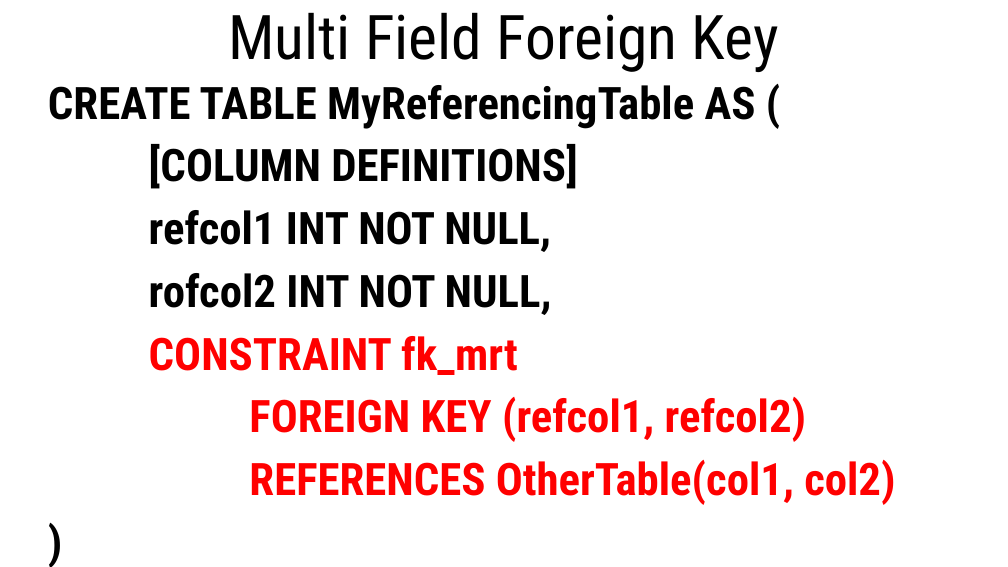
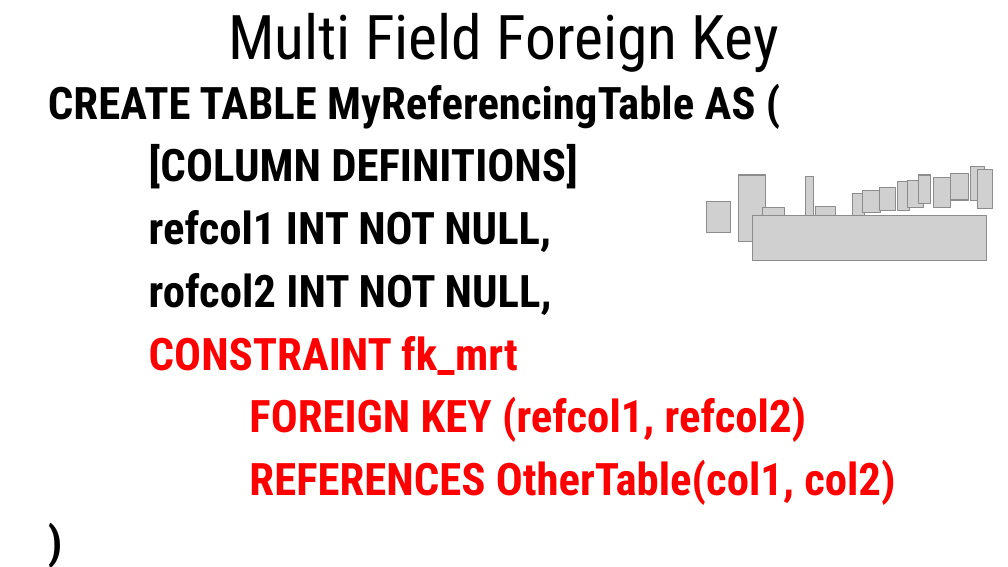
Before and after one commit to hyauu/CS5200_21_Fall_02, a slide deck: slide 52 of W3/DB Data Definition.pptx. Drawn at 1008x567 pixels with LibreOffice and Linux fonts; fonts in the diff are those of the drawing; grey boxes stand for pictures; background and template pictures are left out. Boxes give left, top, right and bottom in pixels: in the first picture for what was removed or moved away, otherwise in the second. Text is boxed around its words. In the diff, an @@ line names an element or a change of style, - is before the commit and + after.

```diff
--- a/W3/DB Data Definition.pptx
+++ b/W3/DB Data Definition.pptx
@@ group added at box(707, 166, 993, 260): 16 pictures @@
```
Also in this commit, not shown: 3 other slides changed, 1 other file.
